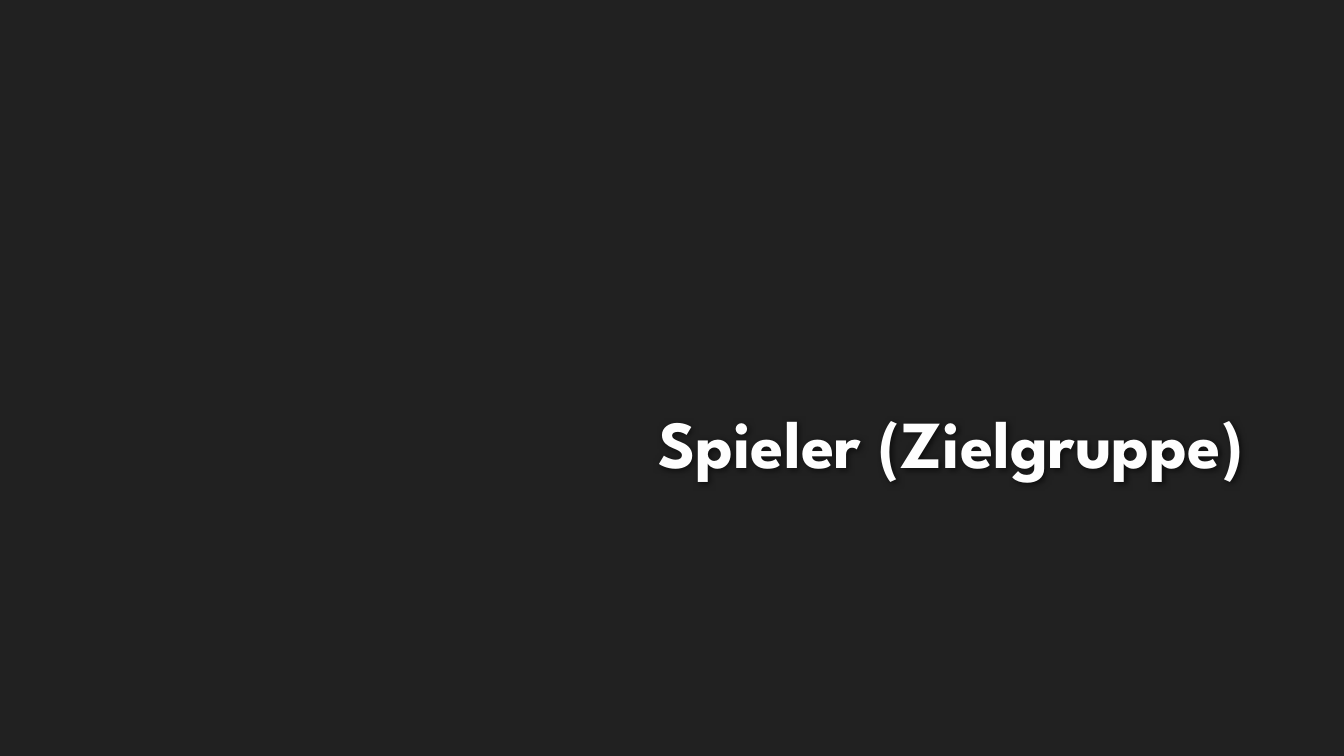
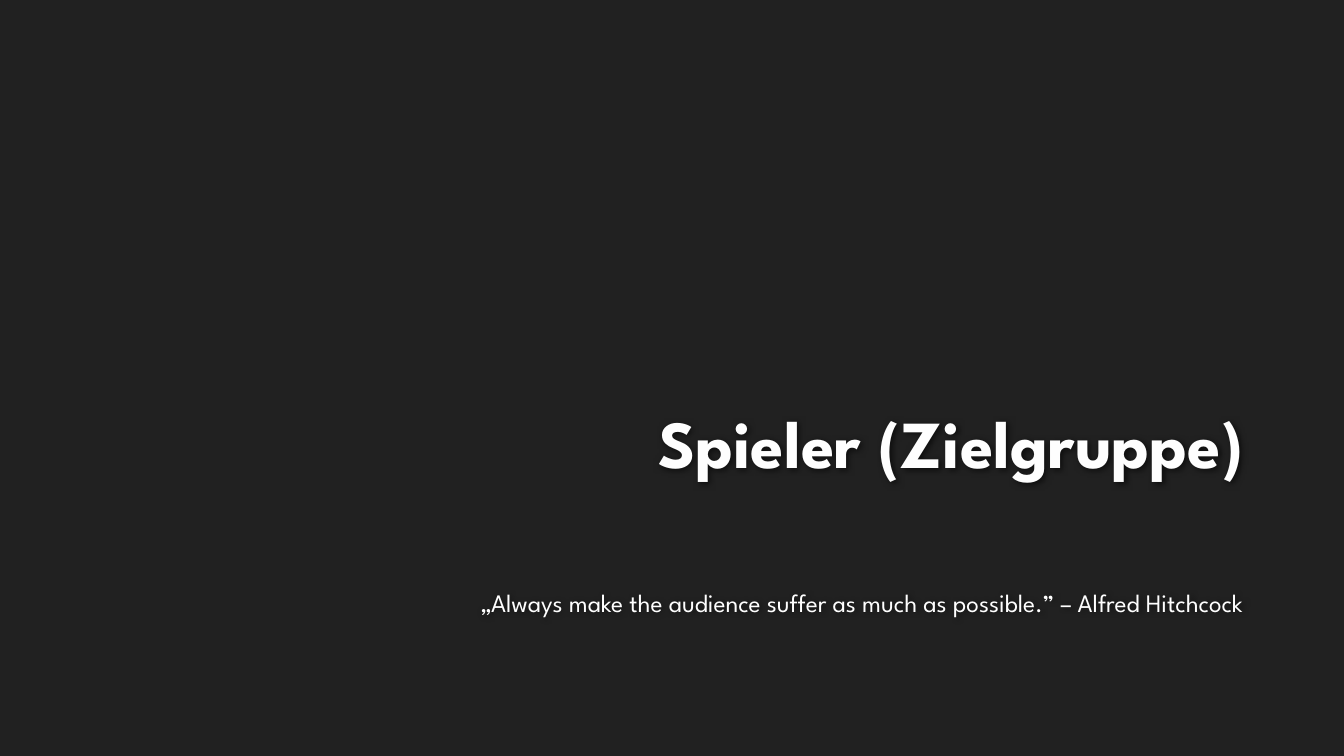
Before and after one commit to EmKaCe/DoctorWhy, a slide deck: slide 8 of Information/Präsentation.pptx. Drawn at 1344x756 pixels with LibreOffice and Linux fonts; fonts in the diff are those of the drawing; background and template pictures are left out. Boxes give left, top, right and bottom in pixels: in the first picture for what was removed or moved away, otherwise in the second. Text is boxed around its words. In the diff, an @@ line names an element or a change of style, - is before the commit and + after.

```diff
--- a/Information/Präsentation.pptx
+++ b/Information/Präsentation.pptx
@@ text added at [481,594,1243,618], 18 pt, text #FFFFFF @@
+„Always make the audience suffer as much as possible.” – Alfred Hitchcock
```
Also in this commit, not shown: 1 other slide changed.
